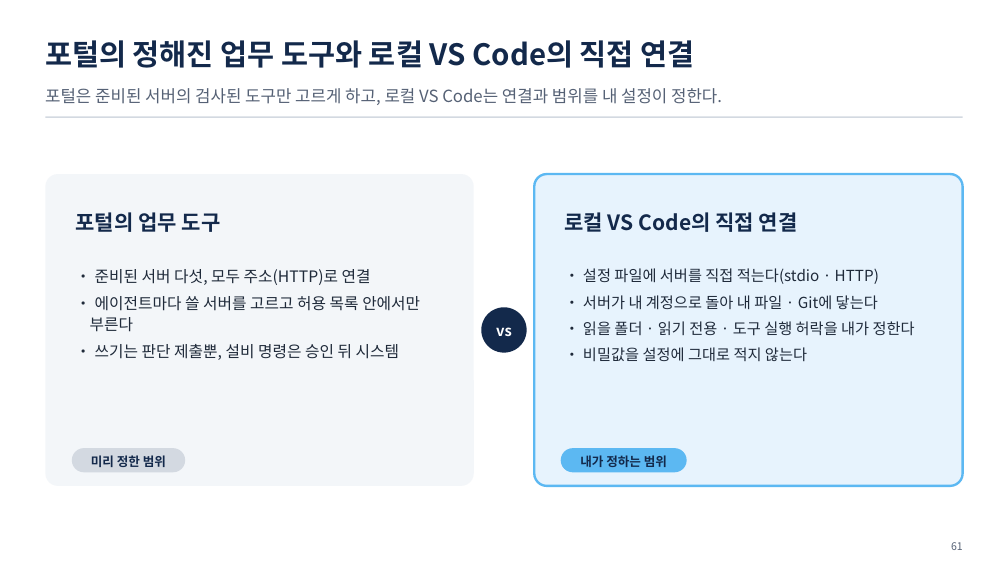
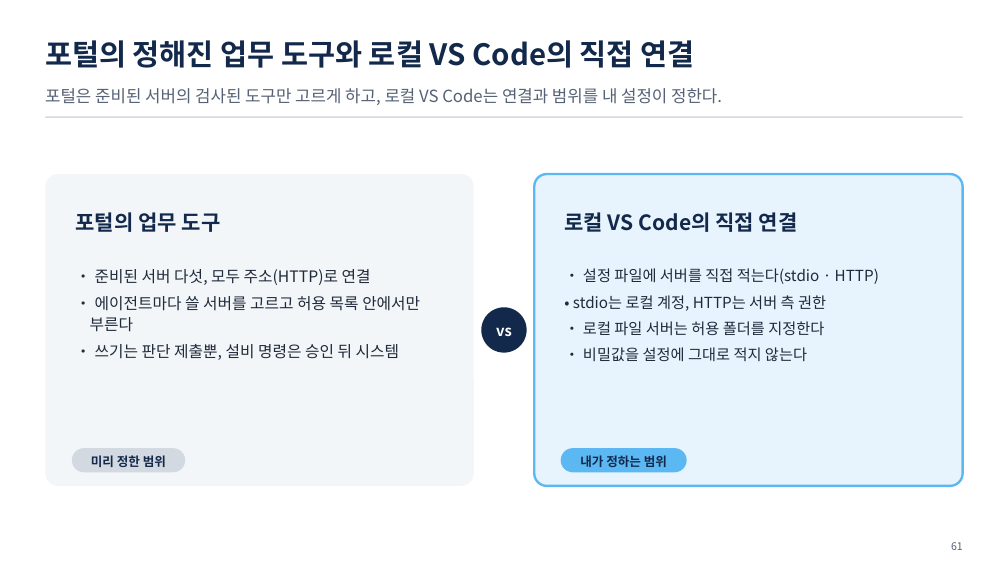
Before and after one commit to uengine-oss/hyd-iot-edu, a slide deck: slide 61 of workspace/강의제작/산출물/통합반/이론/06회차/통합반_06일차.pptx. Drawn at 1008x567 pixels with LibreOffice and Linux fonts; fonts in the diff are those of the drawing. Boxes give left, top, right and bottom in pixels: in the first picture for what was removed or moved away, otherwise in the second. Text is boxed around its words. In the diff, an @@ line names an element or a change of style, - is before the commit and + after.

Commit message:
통합반 6회차 03편 54~61장 덱·낭독·강조·쉼의 수정과 독립 검토를 반영한다

```diff
--- a/workspace/강의제작/산출물/통합반/이론/06회차/통합반_06일차.pptx
+++ b/workspace/강의제작/산출물/통합반/이론/06회차/통합반_06일차.pptx
@@ text at <box>573,295,826,335</box>: text changed @@
-• 서버가 내 계정으로 돌아 내 파일 · Git에 닿는다
-• 읽을 폴더 · 읽기 전용 · 도구 실행 허락을 내가 정한다
+• stdio는 로컬 계정, HTTP는 서버 측 권한
+• 로컬 파일 서버는 허용 폴더를 지정한다
```
Also in this commit, not shown: 7 other slides changed, 24 other files.
